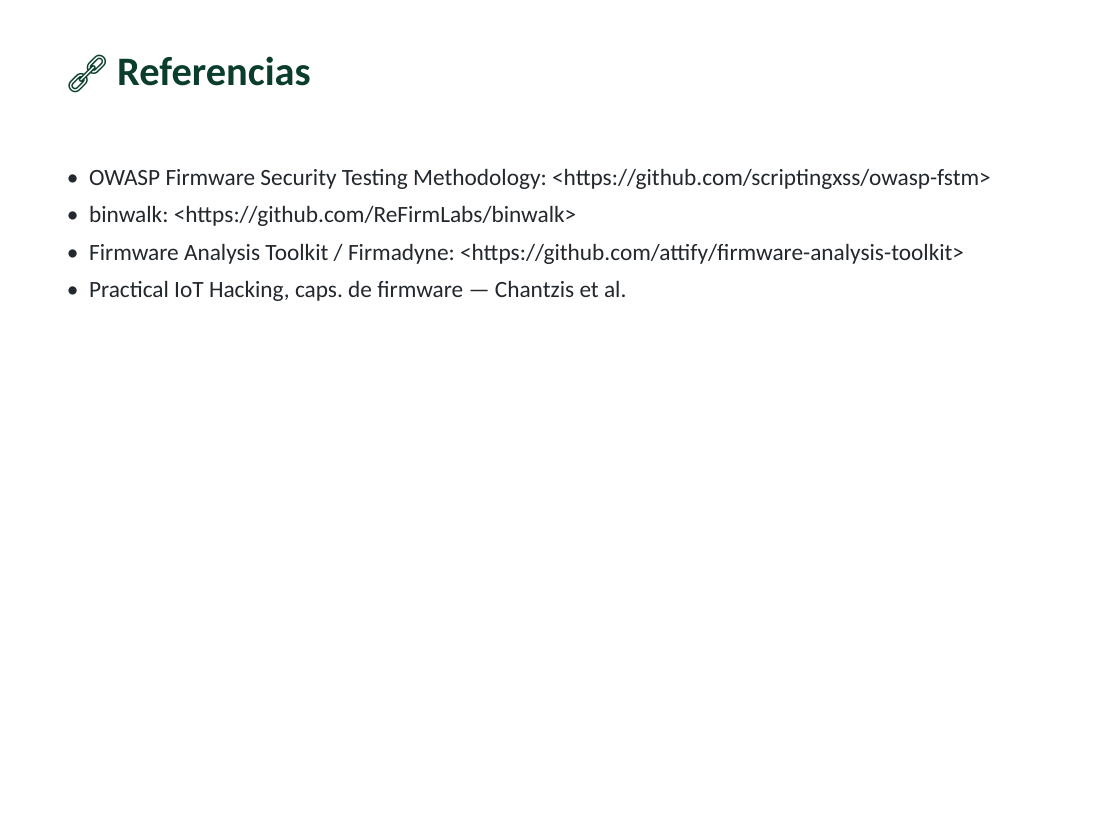
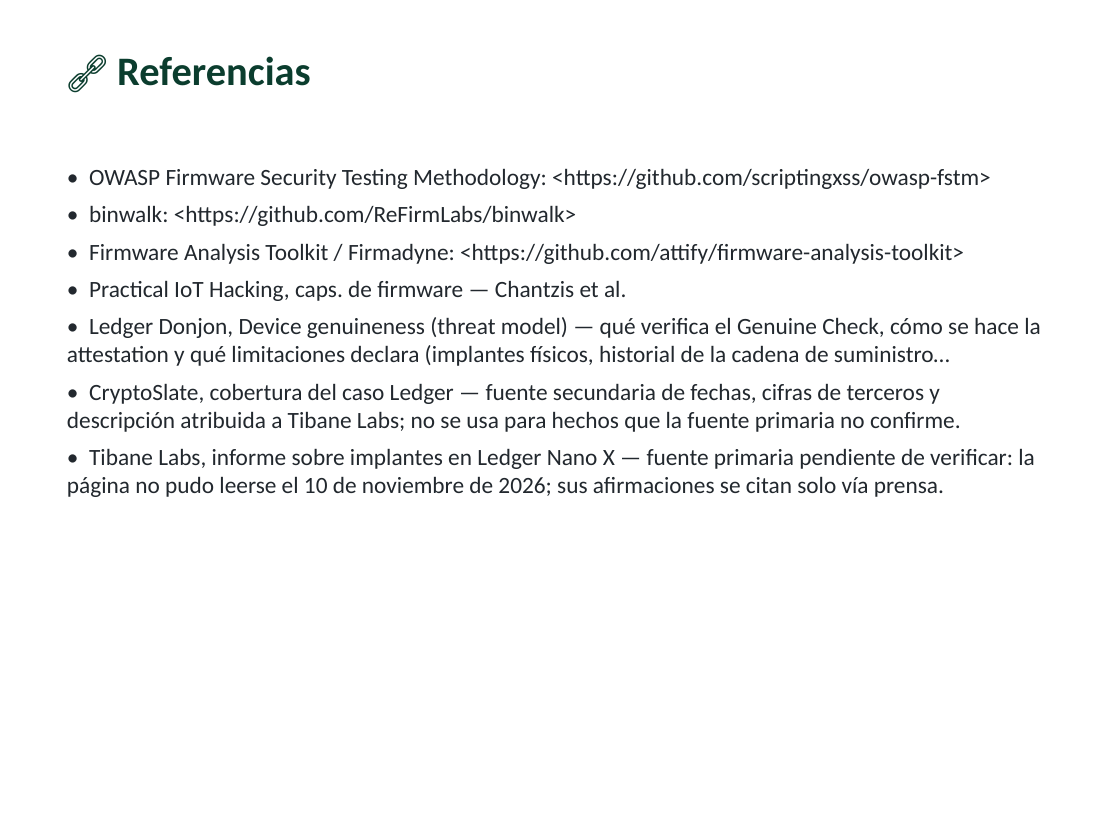
Before and after one commit to vladimiracunadev-create/modern-cybersecurity-program, a slide deck: slide 15 of classes/parte-13-seguridad-movil-iot-e-inalambrica/267-hacking-de-firmware/clase-267-presentacion.pptx. Drawn at 1120x840 pixels with LibreOffice and Linux fonts; fonts in the diff are those of the drawing. Boxes give left, top, right and bottom in pixels: in the first picture for what was removed or moved away, otherwise in the second. Text is boxed around its words. In the diff, an @@ line names an element or a change of style, - is before the commit and + after.

```diff
--- a/classes/parte-13-seguridad-movil-iot-e-inalambrica/267-hacking-de-firmware/clase-267-presentacion.pptx
+++ b/classes/parte-13-seguridad-movil-iot-e-inalambrica/267-hacking-de-firmware/clase-267-presentacion.pptx
@@ text at (67,317,1041,497): paragraphs added @@
+• Ledger Donjon, Device genuineness (threat model) — qué verifica el Genuine Check, cómo se hace la attestation y qué limitaciones declara (implantes físicos, historial de la cadena de suministro…
+• CryptoSlate, cobertura del caso Ledger — fuente secundaria de fechas, cifras de terceros y descripción atribuida a Tibane Labs; no se usa para hechos que la fuente primaria no confirme.
+• Tibane Labs, informe sobre implantes en Ledger Nano X — fuente primaria pendiente de verificar: la página no pudo leerse el 10 de noviembre de 2026; sus afirmaciones se citan solo vía prensa.
```
Also in this commit, not shown: 5 other slides changed, 2 slides added, 1 slide removed, 53 other files.
